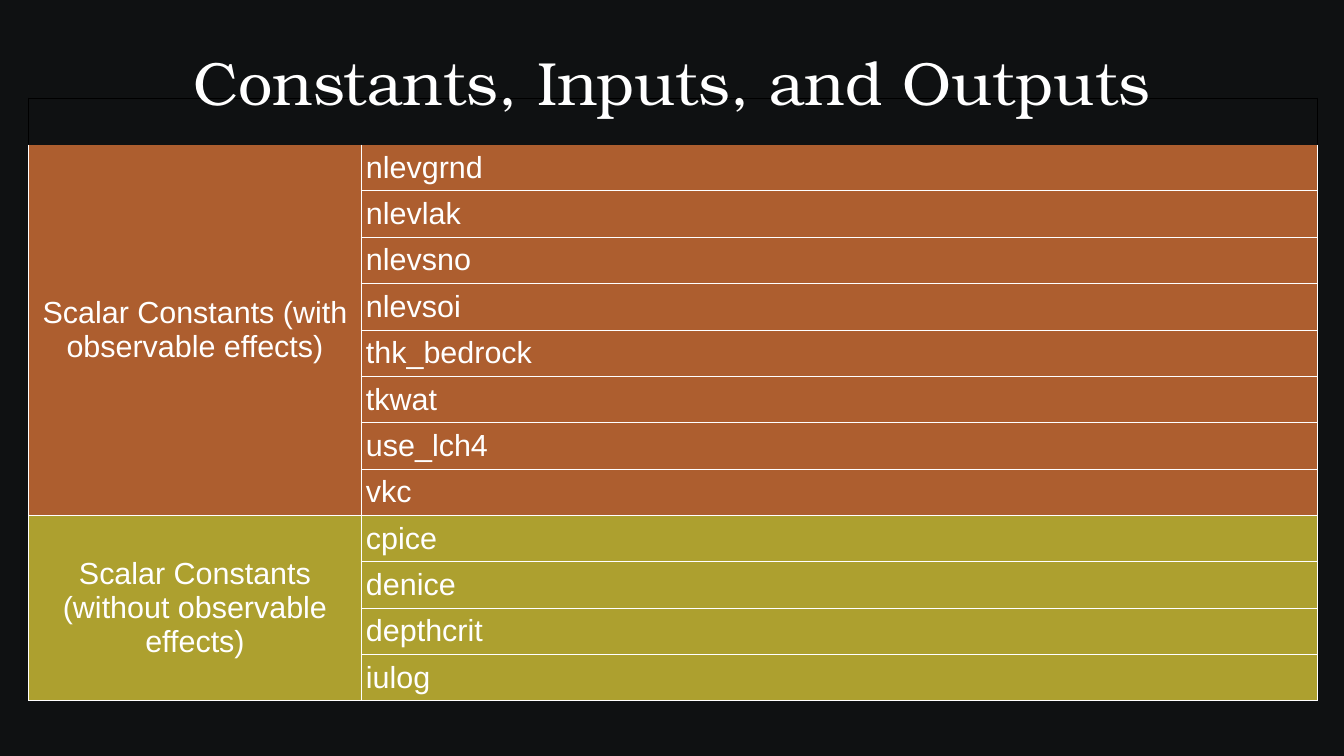
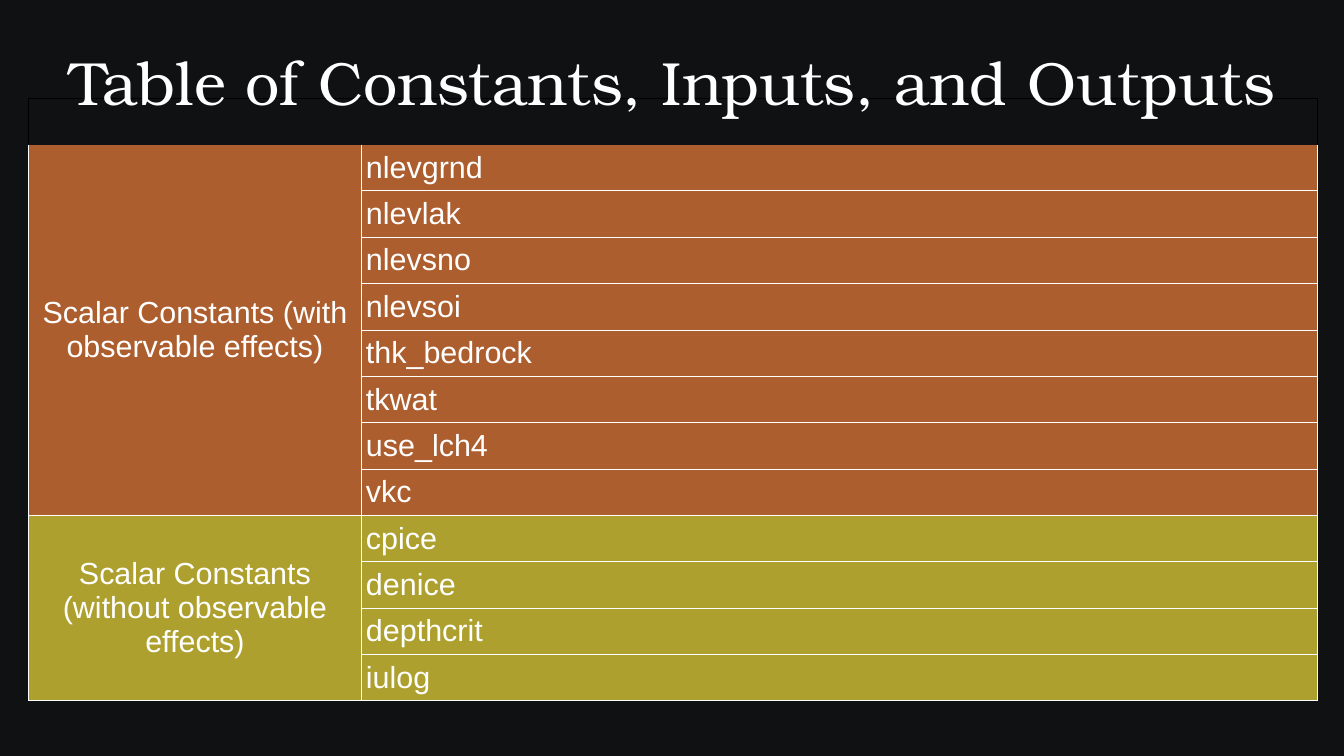
Before and after one commit to SamAllen06/lake_temp_work, a slide deck: slide 9 of documentation/for_collaborators/TestingSoftwareOverview.odp. Drawn at 1344x756 pixels with LibreOffice and Linux fonts; fonts in the diff are those of the drawing. Boxes give left, top, right and bottom in pixels: in the first picture for what was removed or moved away, otherwise in the second. Text is boxed around its words. In the diff, an @@ line names an element or a change of style, - is before the commit and + after.

```diff
--- a/documentation/for_collaborators/TestingSoftwareOverview.odp
+++ b/documentation/for_collaborators/TestingSoftwareOverview.odp
@@ title at (69, 60, 1274, 119): text changed @@
-Constants, Inputs, and Outputs
+Table of Constants, Inputs, and Outputs
```
Also in this commit, not shown: 7 other slides changed, 2 other files.
